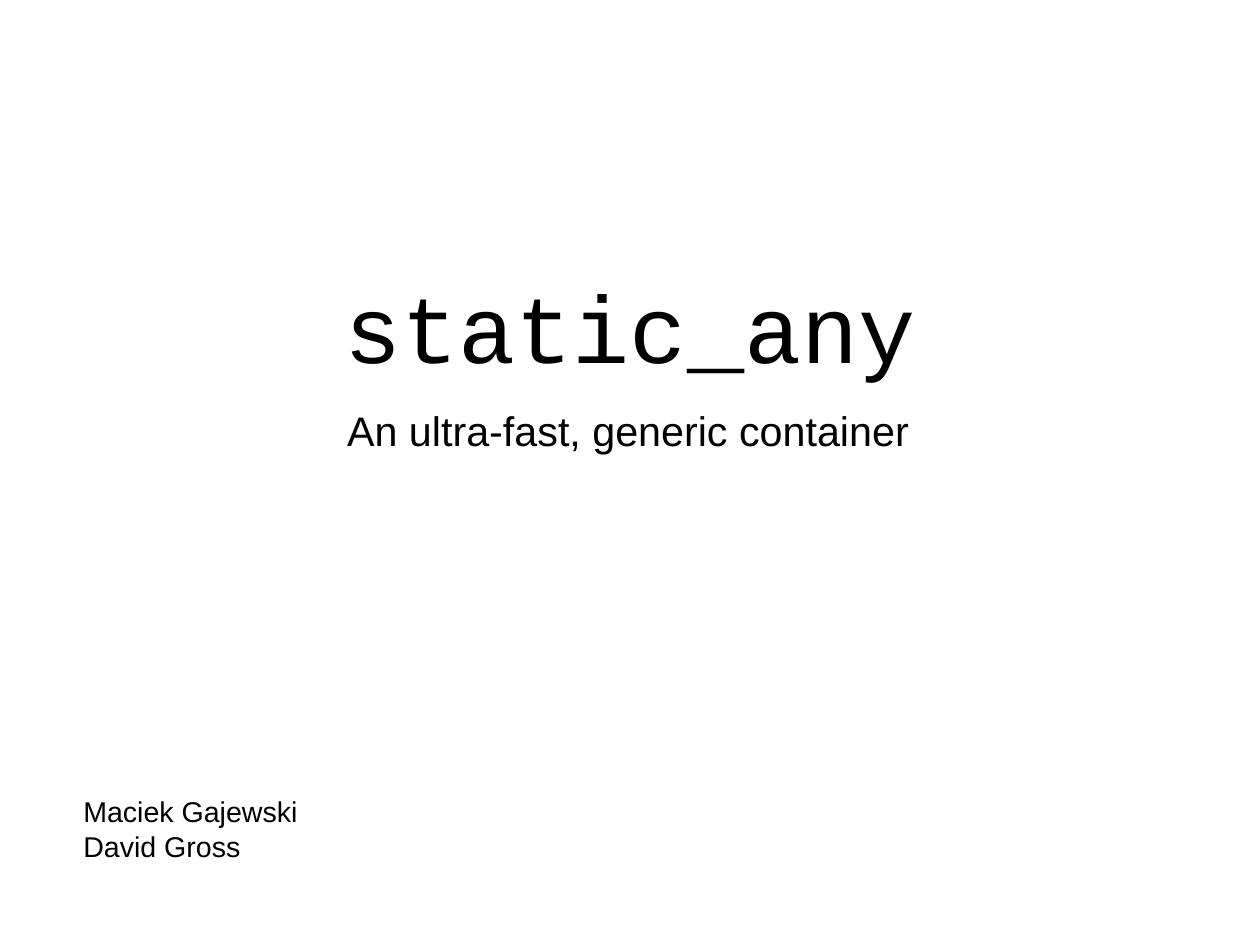
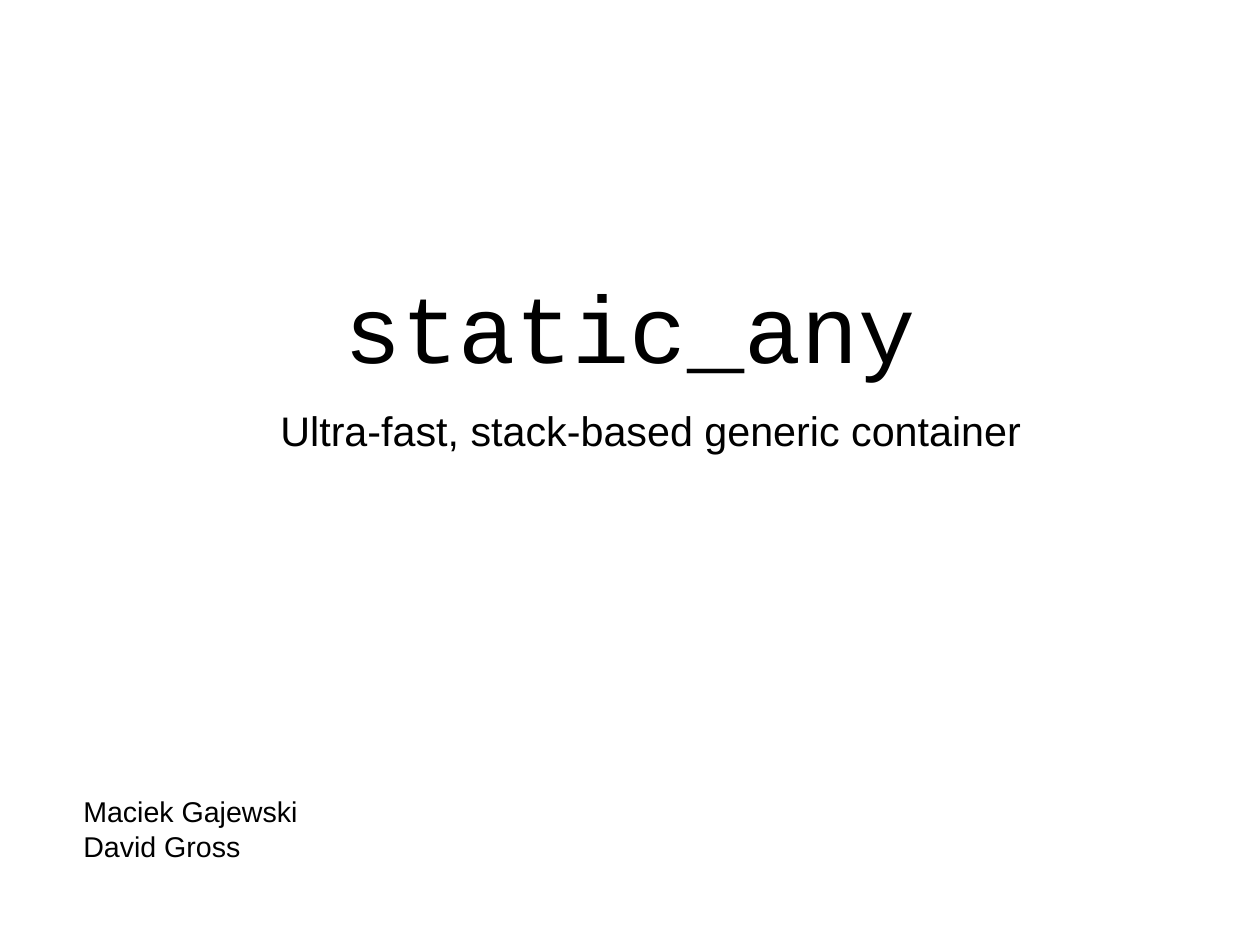
Before and after one commit to david-grs/static_any, a slide deck: slide 1 of static_any-lightning.odp. Drawn at 1260x945 pixels with LibreOffice and Linux fonts; fonts in the diff are those of the drawing. Boxes give left, top, right and bottom in pixels: in the first picture for what was removed or moved away, otherwise in the second. Text is boxed around its words. In the diff, an @@ line names an element or a change of style, - is before the commit and + after.

```diff
--- a/static_any-lightning.odp
+++ b/static_any-lightning.odp
@@ text at box(280, 416, 1021, 455): text changed @@
-An ultra-fast, generic container
+Ultra-fast, stack-based generic container
```
Also in this commit, not shown: 1 other slide changed.
